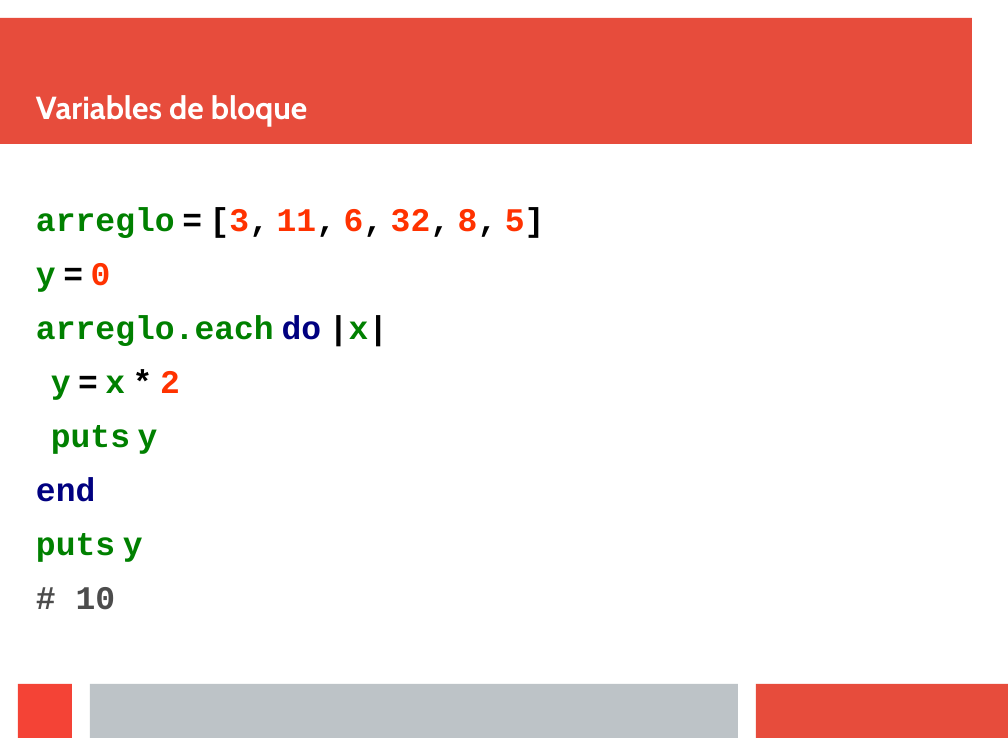
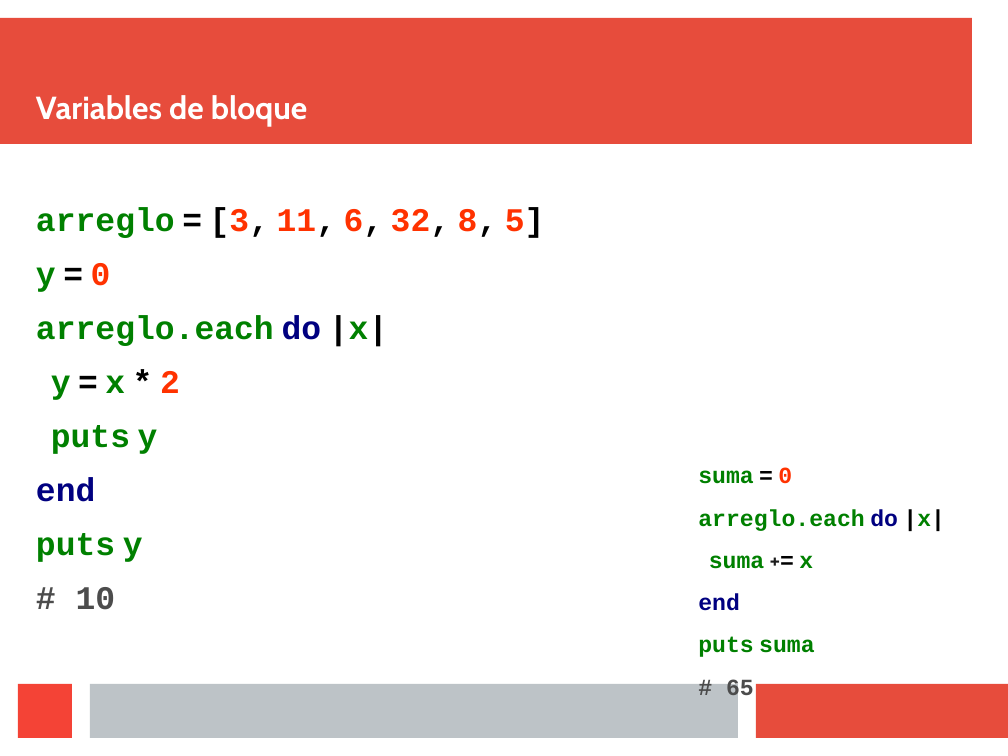
Before and after one commit to oaxacarb/ruby_blocks, a slide deck: slide 21 of 06_presentacion/ruby_blocks.odp. Drawn at 1008x756 pixels with LibreOffice and Linux fonts; fonts in the diff are those of the drawing. Boxes give left, top, right and bottom in pixels: in the first picture for what was removed or moved away, otherwise in the second. Text is boxed around its words. In the diff, an @@ line names an element or a change of style, - is before the commit and + after.

```diff
--- a/06_presentacion/ruby_blocks.odp
+++ b/06_presentacion/ruby_blocks.odp
@@ text added at (698,467,945,657), 18.2 pt, text #008000, bold @@
+suma = 0
+arreglo.each do |x|
+suma += x
+end
+puts suma
+# 65
```
Also in this commit, not shown: 4 other slides changed, 3 other files.
